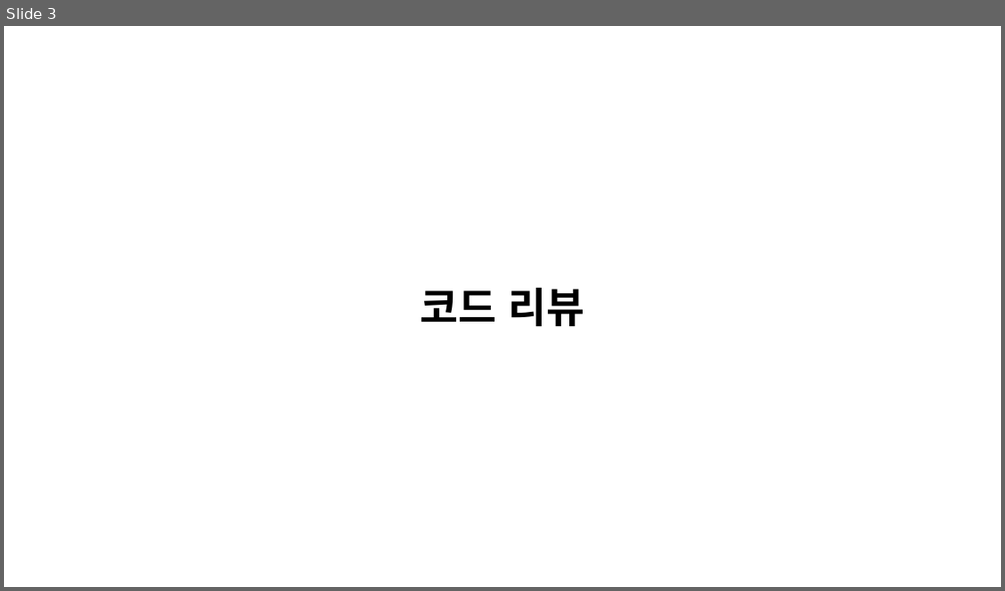
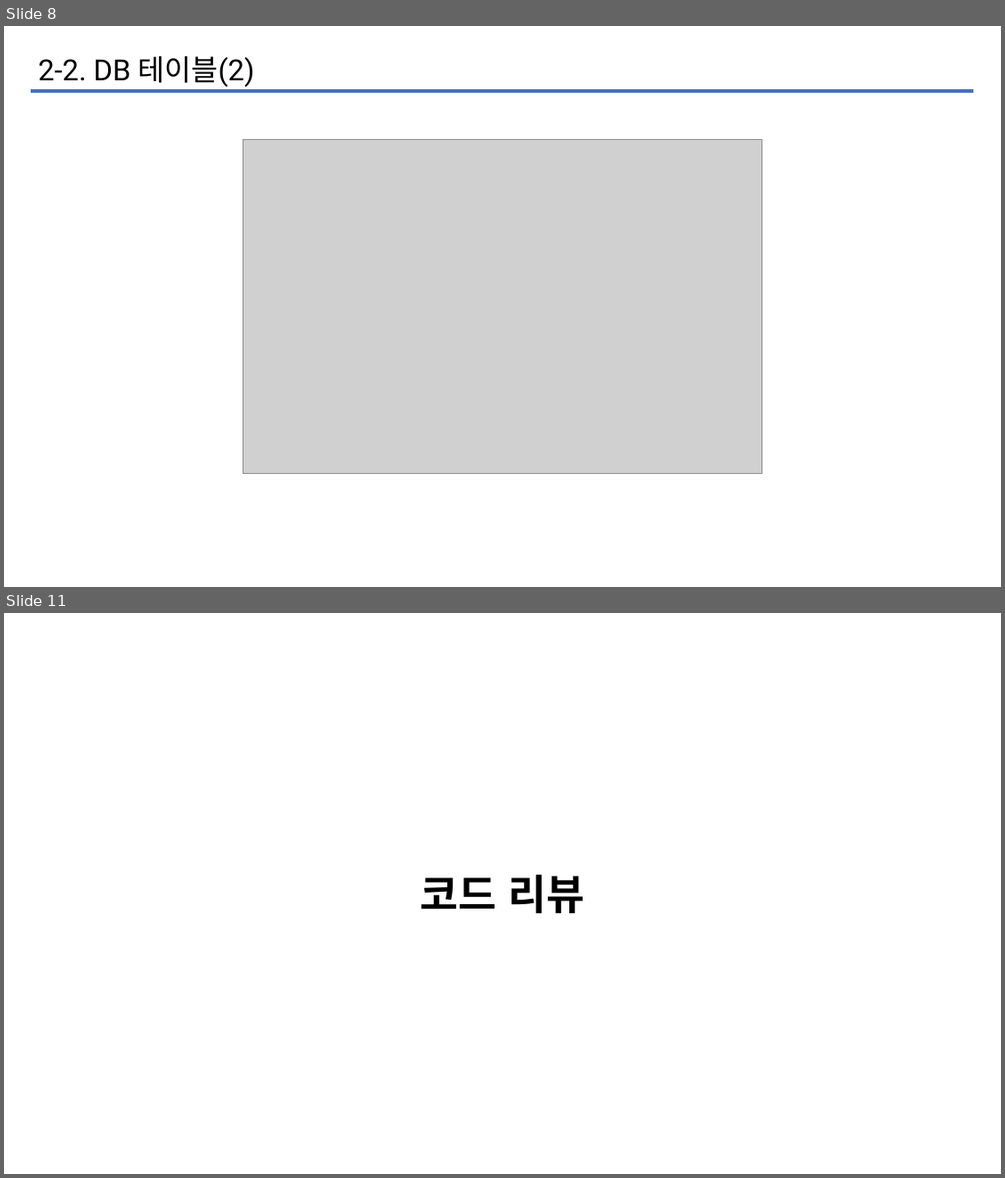
Before and after one commit to iuj09/InterestBook, a slide deck: KOSTAmini1/dogi.pptx. Shown one above the other, each under a label of ours: slide 3 before the commit, slides 8 and 11 after it; the slides between them are not shown. The pictures are 1005x591 and 1005x1178 pixels, drawn with LibreOffice and Linux fonts; fonts in the diff are those of the drawing; grey boxes stand for pictures. Boxes give left, top, right and bottom in pixels: in the first picture for what was removed or moved away, otherwise in the second. Text is boxed around its words. In the diff, an @@ line names an element or a change of style, - is before the commit and + after.

```diff
--- a/KOSTAmini1/dogi.pptx
+++ b/KOSTAmini1/dogi.pptx
@@ slide 8 added at (4,26,1001,587), background #FFFFFF @@
@@ text added at (38,56,255,87), 28 pt, text #000000 @@
+2-2. DB 테이블(2)
@@ line added from (31, 91) to (973, 91), #4472C4 3 pt @@
@@ picture added at (243,140,762,473) @@
@@ what was slide 3 is now slide 11 @@
```
Also in this commit, not shown: 4 slides changed, 10 other slides added, 2 slides removed, 4 other files.
